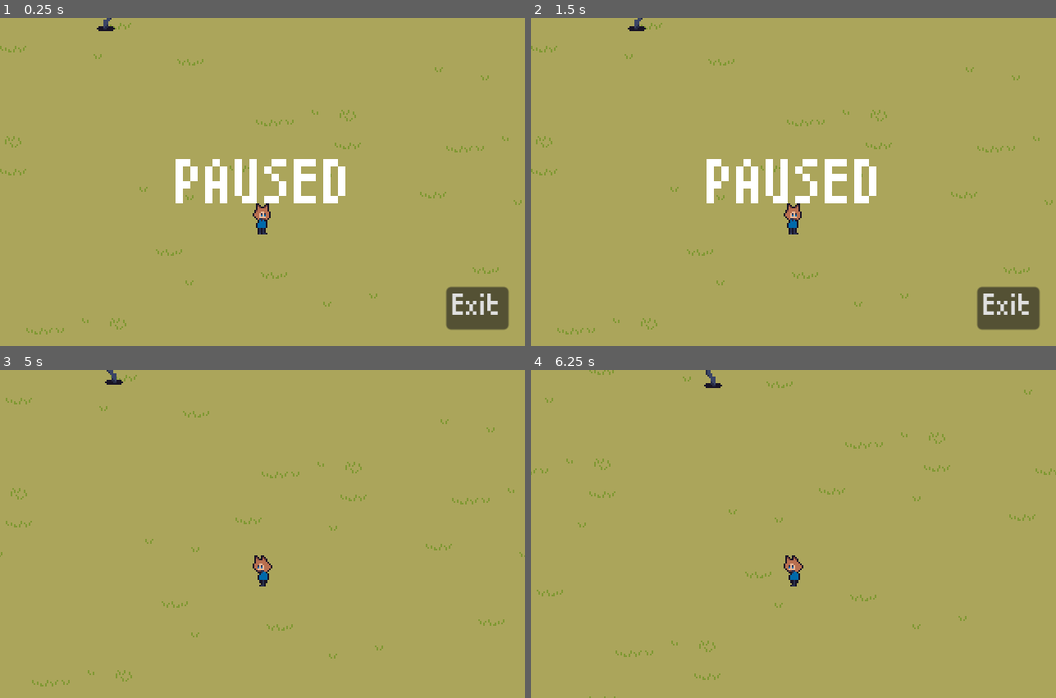
Above: before the commit, frames 1-4 (two rows, left to right).
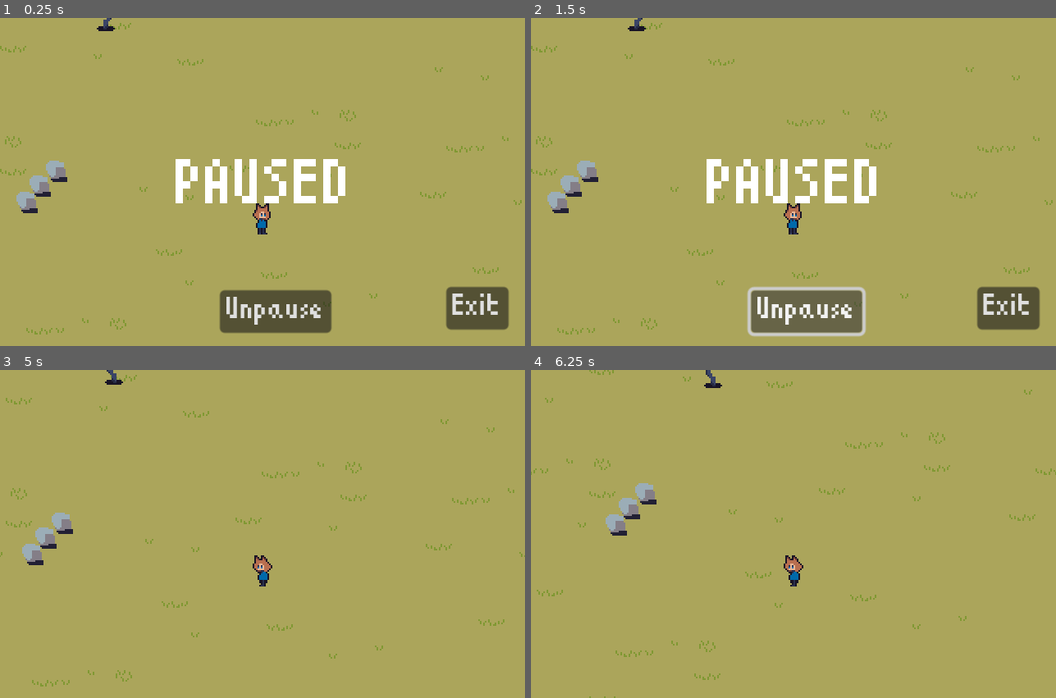
Above: after the commit, the same moments.

Repository: ColtonPhillips/its-spreading
Game: Godot game, scene res://scenes/world.tscn
Two runs of this game, one before a commit and one after it. Both use one fixed random seed, a clock stepped at 60 frames per second and the inputs below.
Inputs (mouse positions are in pixels of both pictures, inside the frame that each line leads up to):
- Up to frame 1 (0.25 s): no input
- Up to frame 2 (1.5 s): click (804, 309) at 0.5 s, where only the run after the commit has a clickable "Unpause"; hold D (move_right) from 1.28 s (still down)
- Up to frame 3 (5 s): release D (move_right) at 2.03 s; hold S (move_down) 2.03-2.78 s; hold D (move_right) 2.78-3.53 s; hold W (move_up) 3.53-4.28 s; hold A (move_left) from 4.28 s (still down); tap Escape (pause) at 4.9 s
- Up to frame 4 (6.25 s): release A (move_left) at 5.78 s; hold S (move_down) from 5.78 s (still down)

The runs differ from the first frame. In frame 1, 3.4% of the frame differs, in the area x 3-64%, y 43-96%; in frame 2, 4.1%, in the area x 3-64%, y 43-98%; in frame 3, 0.6%; in frame 4, 0.6%.

Commit message:
fix collision a bit and other stuff

Diff:
--- a/scenes/enemy/enemy.tscn
+++ b/scenes/enemy/enemy.tscn
@@ -1,10 +1,13 @@
 [gd_scene load_steps=4 format=3 uid="uid://0pcv5ermn1p"]
 
 [ext_resource type="Script" path="res://scenes/enemy/enemy.gd" id="1_bi6oj"]
-[ext_resource type="PackedScene" uid="uid://dxwaejsl8qimd" path="res://physics/hurt_box.tscn" id="2_jk4wm"]
-[ext_resource type="PackedScene" uid="uid://bdm5fxr8cplx8" path="res://physics/hit_box.tscn" id="3_6m0l5"]
+[ext_resource type="PackedScene" uid="uid://dxwaejsl8qimd" path="res://scenes/physics/hurt_box.tscn" id="2_lk76p"]
+[ext_resource type="PackedScene" uid="uid://bdm5fxr8cplx8" path="res://scenes/physics/hit_box.tscn" id="3_nlj2i"]
 
 [node name="Enemy" type="CharacterBody2D" groups=["enemy"]]
+y_sort_enabled = true
+collision_layer = 4
+collision_mask = 5
 motion_mode = 1
 script = ExtResource("1_bi6oj")
 
@@ -14,11 +17,11 @@
 visible = false
 position = Vector2(0, -5)
 
-[node name="HurtBox" parent="." instance=ExtResource("2_jk4wm")]
+[node name="HurtBox" parent="." instance=ExtResource("2_lk76p")]
 collision_layer = 4
 collision_mask = 4
 
-[node name="HitBox" parent="." instance=ExtResource("3_6m0l5")]
+[node name="HitBox" parent="." instance=ExtResource("3_nlj2i")]
 collision_layer = 2
 collision_mask = 2
 
--- a/scenes/enemy/wisp_enemy.tscn
+++ b/scenes/enemy/wisp_enemy.tscn
@@ -3,8 +3,9 @@
 [ext_resource type="PackedScene" uid="uid://0pcv5ermn1p" path="res://scenes/enemy/enemy.tscn" id="1_da14o"]
 [ext_resource type="Texture2D" uid="uid://cjuoaowmdixmj" path="res://art/sheet.png" id="2_svgh6"]
 
-[sub_resource type="RectangleShape2D" id="RectangleShape2D_lusr8"]
-size = Vector2(4, 23)
+[sub_resource type="CapsuleShape2D" id="CapsuleShape2D_np8qy"]
+radius = 1.0
+height = 20.0
 
 [sub_resource type="RectangleShape2D" id="RectangleShape2D_c165k"]
 size = Vector2(21, 28)
@@ -22,11 +23,11 @@
 
 [node name="CollisionShape2D" parent="." index="1"]
 visible = true
-position = Vector2(0, 2.5)
-shape = SubResource("RectangleShape2D_lusr8")
+position = Vector2(0, 2)
+shape = SubResource("CapsuleShape2D_np8qy")
 
 [node name="CollisionShape2D" parent="HurtBox" index="0"]
-position = Vector2(0, 2)
+position = Vector2(0, 3)
 shape = SubResource("RectangleShape2D_c165k")
 
 [node name="CollisionShape2D" parent="HitBox" index="0"]
--- a/scenes/gui/ExitButton.gd
+++ /dev/null
@@ -1,15 +0,0 @@
-extends Button
-
-
-# Called when the node enters the scene tree for the first time.
-func _ready():
-	pass # Replace with function body.
-
-
-# Called every frame. 'delta' is the elapsed time since the previous frame.
-func _process(delta):
-	pass
-
-
-func _on_pressed():
-	get_tree().quit();
--- a/scenes/gui/main-menu.gd
+++ /dev/null
@@ -1,15 +0,0 @@
-extends Node
-
-func _ready():
-	get_tree().paused = true;
-	self.visible = true;
-
-func _input(event):
-	if Input.is_action_just_pressed("pause"):
-		print(get_tree().paused);
-		if (get_tree().paused):
-			get_tree().paused = false;
-			self.visible = false;
-		else:
-			get_tree().paused = true;
-			self.visible = true;
--- /dev/null
+++ b/scenes/gui/menu.gd
@@ -0,0 +1,27 @@
+#class_name Menu
+extends Control
+
+func pause():
+	get_tree().paused = true
+	self.visible = true
+
+func unpause():
+	get_tree().paused = false
+	self.visible = false
+
+func toggle():
+	get_tree().paused = not get_tree().paused
+	self.visible = not self.visible
+
+func _ready():
+	pause()
+
+func _input(event):
+	if Input.is_action_just_pressed("pause"):
+		toggle()
+
+func _on_exit_pressed():
+		get_tree().quit();
+
+func _on_unpause_pressed():
+	pause()
--- a/scenes/gui/menu.tscn
+++ b/scenes/gui/menu.tscn
@@ -1,7 +1,7 @@
 [gd_scene load_steps=4 format=3 uid="uid://yg11qveki1pj"]
 
 [ext_resource type="FontFile" uid="uid://dmompifepalc2" path="res://font/ttf/ChevyRay - Babyblocks.ttf" id="1_bymqs"]
-[ext_resource type="Script" path="res://scenes/gui/ExitButton.gd" id="2_kd7in"]
+[ext_resource type="Script" path="res://scenes/gui/menu.gd" id="1_yp8yd"]
 
 [sub_resource type="LabelSettings" id="LabelSettings_onixx"]
 font = ExtResource("1_bymqs")
@@ -14,8 +14,9 @@
 anchor_bottom = 1.0
 grow_horizontal = 2
 grow_vertical = 2
+script = ExtResource("1_yp8yd")
 
-[node name="Label" type="Label" parent="."]
+[node name="PausedLabel" type="Label" parent="."]
 layout_mode = 1
 anchors_preset = 8
 anchor_left = 0.5
@@ -32,7 +33,7 @@
 label_settings = SubResource("LabelSettings_onixx")
 uppercase = true
 
-[node name="Button" type="Button" parent="."]
+[node name="Exit" type="Button" parent="."]
 layout_mode = 1
 anchors_preset = -1
 anchor_left = 0.851875
@@ -46,7 +47,23 @@
 theme_override_fonts/font = ExtResource("1_bymqs")
 theme_override_font_sizes/font_size = 17
 text = "Exit"
-script = ExtResource("2_kd7in")
 metadata/_edit_use_anchors_ = true
 
-[connection signal="pressed" from="Button" to="Button" method="_on_pressed"]
+[node name="Unpause" type="Button" parent="."]
+layout_mode = 1
+anchors_preset = -1
+anchor_left = 0.514375
+anchor_top = 0.828
+anchor_right = 0.63125
+anchor_bottom = 0.96
+offset_left = -0.600037
+offset_top = 0.399963
+grow_horizontal = 0
+grow_vertical = 0
+theme_override_fonts/font = ExtResource("1_bymqs")
+theme_override_font_sizes/font_size = 17
+text = "Unpause"
+metadata/_edit_use_anchors_ = true
+
+[connection signal="pressed" from="Exit" to="." method="_on_exit_pressed"]
+[connection signal="pressed" from="Unpause" to="." method="_on_unpause_pressed"]
--- /dev/null
+++ b/scenes/obstacles/rock.tscn
@@ -0,0 +1,18 @@
+[gd_scene load_steps=3 format=3 uid="uid://ds5t4tdidh3t8"]
+
+[ext_resource type="Texture2D" uid="uid://uga1vtov1byt" path="res://art/water_projectile.png" id="1_i4a4k"]
+
+[sub_resource type="RectangleShape2D" id="RectangleShape2D_ny83r"]
+size = Vector2(11, 10)
+
+[node name="Rock" type="StaticBody2D"]
+
+[node name="CollisionShape2D" type="CollisionShape2D" parent="."]
+position = Vector2(-0.5, 1)
+shape = SubResource("RectangleShape2D_ny83r")
+
+[node name="Sprite2D" type="Sprite2D" parent="."]
+position = Vector2(0, -1)
+texture = ExtResource("1_i4a4k")
+region_enabled = true
+region_rect = Rect2(16, 0, 16, 16)
--- a/scenes/player/player.tscn
+++ b/scenes/player/player.tscn
@@ -69,6 +69,8 @@
 
 [node name="Player" type="CharacterBody2D" groups=["player"]]
 y_sort_enabled = true
+collision_layer = 2
+collision_mask = 3
 motion_mode = 1
 script = ExtResource("1_2stqb")
 
--- a/scenes/projectiles/projectile.tscn
+++ b/scenes/projectiles/projectile.tscn
@@ -1,18 +1,22 @@
 [gd_scene load_steps=3 format=3 uid="uid://bgvdp80mpx8at"]
 
 [ext_resource type="Script" path="res://scenes/projectiles/projectile.gd" id="1_pymdo"]
-[ext_resource type="PackedScene" uid="uid://bdm5fxr8cplx8" path="res://physics/hit_box.tscn" id="2_ksdv1"]
+[ext_resource type="PackedScene" uid="uid://bdm5fxr8cplx8" path="res://scenes/physics/hit_box.tscn" id="2_bty2l"]
 
 [node name="Projectile" type="Node2D" groups=["attack"]]
+y_sort_enabled = true
 script = ExtResource("1_pymdo")
 
 [node name="Sprite2D" type="Sprite2D" parent="."]
+y_sort_enabled = true
 
-[node name="HitBox" parent="." instance=ExtResource("2_ksdv1")]
+[node name="HitBox" parent="." instance=ExtResource("2_bty2l")]
 collision_layer = 4
+monitoring = false
+monitorable = false
 
 [node name="SelfRemovalTimer" type="Timer" parent="."]
-wait_time = 10.0
+wait_time = 2.0
 one_shot = true
 autostart = true
 
--- a/scenes/world.tscn
+++ b/scenes/world.tscn
@@ -2,9 +2,9 @@
 
 [ext_resource type="Texture2D" uid="uid://5dtxv8q8u4ae" path="res://art/grass.png" id="1_3fkv3"]
 [ext_resource type="PackedScene" uid="uid://c3vntakhy0jq7" path="res://scenes/player/player.tscn" id="1_5kmuy"]
-[ext_resource type="Script" path="res://scenes/gui/main-menu.gd" id="1_elxvf"]
 [ext_resource type="PackedScene" uid="uid://x43epic8paf7" path="res://scenes/gameplay/enemy_spawner.tscn" id="3_luq5g"]
 [ext_resource type="PackedScene" uid="uid://dkiuk5y53nmy2" path="res://scenes/enemy/wisp_enemy.tscn" id="4_y0un6"]
+[ext_resource type="PackedScene" uid="uid://ds5t4tdidh3t8" path="res://scenes/obstacles/rock.tscn" id="6_kl1yl"]
 [ext_resource type="PackedScene" uid="uid://yg11qveki1pj" path="res://scenes/gui/menu.tscn" id="7_pyd75"]
 
 [node name="World" type="Node2D"]
@@ -24,11 +24,20 @@
 [node name="WispEnemy" parent="YSortableSceneGraph" instance=ExtResource("4_y0un6")]
 position = Vector2(-95, -143)
 collision_layer = 1
+collision_mask = 1
 
 [node name="EnemySpawner" parent="YSortableSceneGraph" instance=ExtResource("3_luq5g")]
 
+[node name="Rock" parent="YSortableSceneGraph" instance=ExtResource("6_kl1yl")]
+position = Vector2(-143, -23)
+
+[node name="Rock2" parent="YSortableSceneGraph" instance=ExtResource("6_kl1yl")]
+position = Vector2(-135, -33)
+
+[node name="Rock3" parent="YSortableSceneGraph" instance=ExtResource("6_kl1yl")]
+position = Vector2(-125, -42)
+
 [node name="Menu" type="CanvasLayer" parent="."]
 process_mode = 3
-script = ExtResource("1_elxvf")
 
 [node name="Menu" parent="Menu" instance=ExtResource("7_pyd75")]
Binary file changed: art/water_projectile.png
